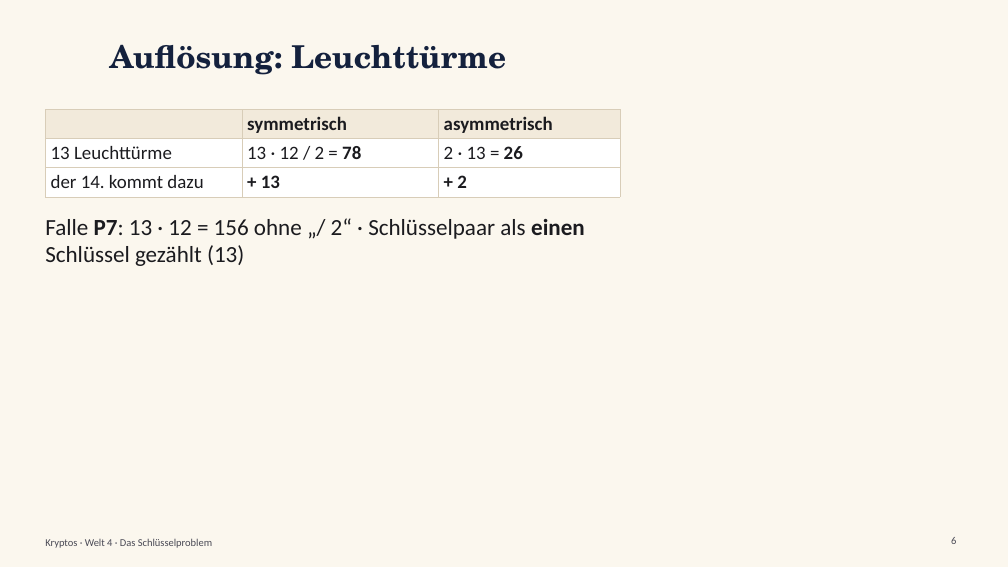
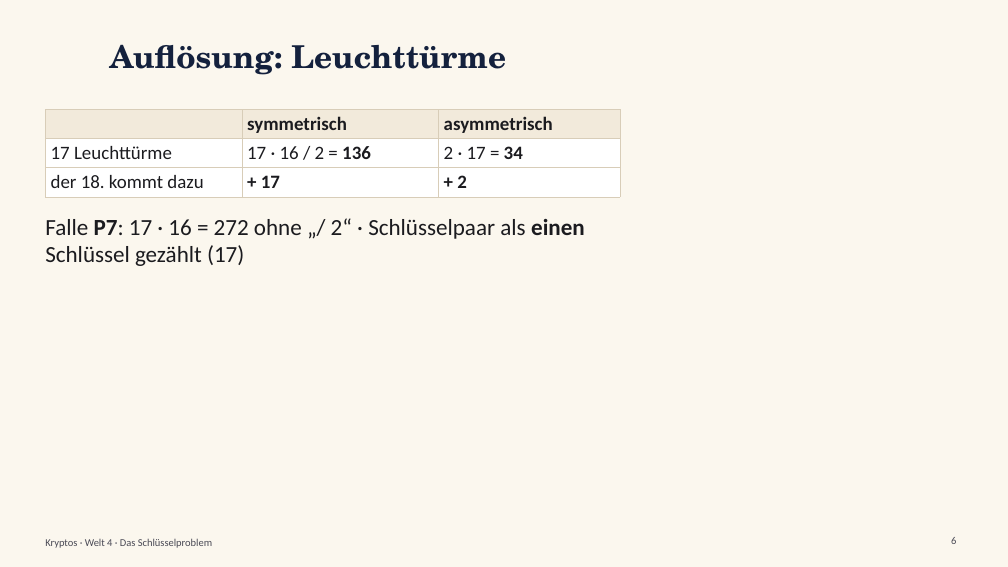
Before and after one commit to frankjuchim/kryptos, a slide deck: slide 6 of materialien/Videos/05_Schluesselproblem_asymmetrisch_hybrid/KR_Video_05_Schluesselproblem_asymmetrisch_hybrid_Folien.pptx. Drawn at 1008x567 pixels with LibreOffice and Linux fonts; fonts in the diff are those of the drawing; background and template pictures are left out. Boxes give left, top, right and bottom in pixels: in the first picture for what was removed or moved away, otherwise in the second. Text is boxed around its words. In the diff, an @@ line names an element or a change of style, - is before the commit and + after.

```diff
--- a/materialien/Videos/05_Schluesselproblem_asymmetrisch_hybrid/KR_Video_05_Schluesselproblem_asymmetrisch_hybrid_Folien.pptx
+++ b/materialien/Videos/05_Schluesselproblem_asymmetrisch_hybrid/KR_Video_05_Schluesselproblem_asymmetrisch_hybrid_Folien.pptx
@@ table at box(45, 110, 620, 192) @@
-row 2: 13 Leuchttürme | 13 · 12 / 2 = 78 | 2 · 13 = 26
+row 2: 17 Leuchttürme | 17 · 16 / 2 = 136 | 2 · 17 = 34
-row 3, column 1: der 14. kommt dazu
+row 3, column 1: der 18. kommt dazu
-row 3, column 2: + 13
+row 3, column 2: + 17
@@ text at box(45, 218, 585, 266): text changed @@
-Falle P7: 13 · 12 = 156 ohne „/ 2“ · Schlüsselpaar als einen Schlüssel gezählt (13)
+Falle P7: 17 · 16 = 272 ohne „/ 2“ · Schlüsselpaar als einen Schlüssel gezählt (17)
```
Also in this commit, not shown: 1 other slide changed, 5 other files.
